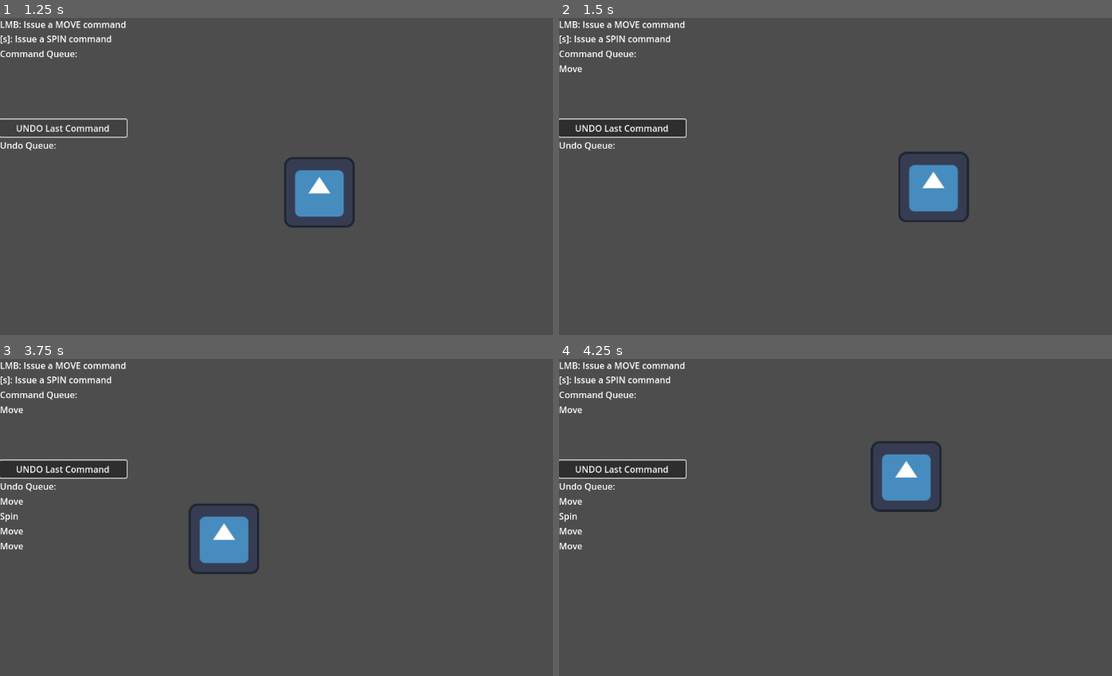
Above: before the commit, frames 1-4 (two rows, left to right).
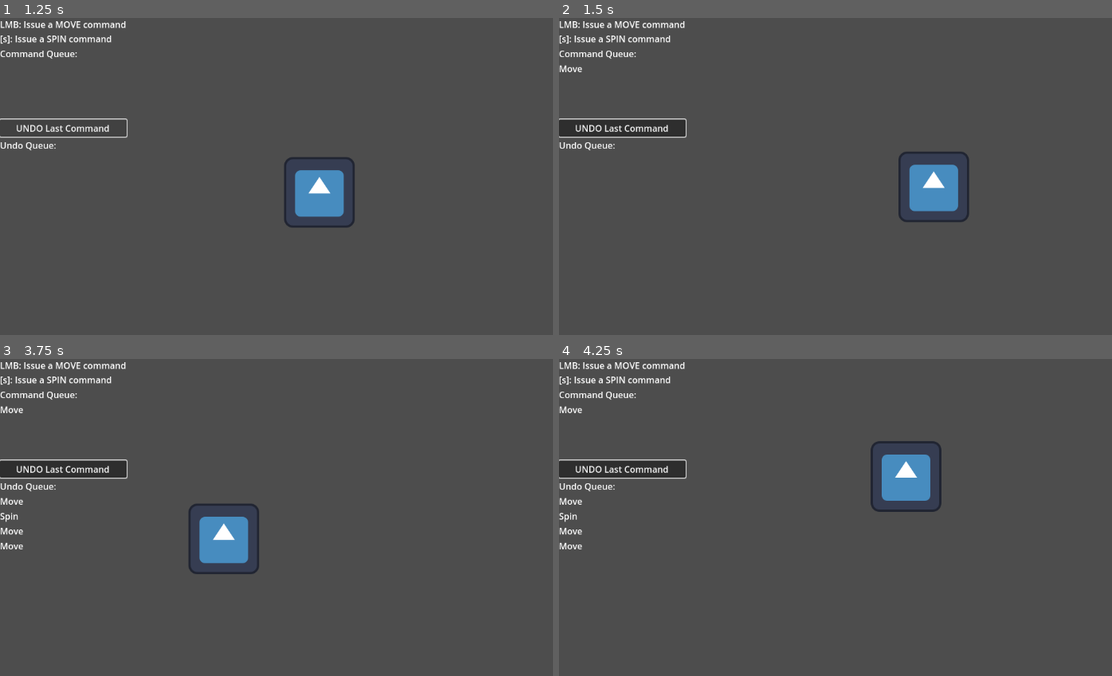
Above: after the commit, the same moments.

Repository: Folkor42/game-programming-patterns
Game: Godot game, scene res://Command Pattern/command_pattern_example_scene.tscn
The game is run twice, just before and just after one commit, with the same random seed, the same clock (stepped at 60 frames per second) and the same inputs. The engine's default icon, where the game draws it, is replaced by a stand-in: a white triangle on a blue panel in a dark square.
Inputs (mouse positions are in pixels of both pictures, inside the frame that each line leads up to):
- Up to frame 1 (1.25 s): click "UNDO Last Command" at 0.5 s
- Up to frame 2 (1.5 s): tap Enter at 1.25 s; move the mouse to (1017, 179) at 1.27 s; press the mouse at (1017, 179) at 1.28 s; hold D (move_right, bound only after the commit) from 1.28 s (still down)
- Up to frame 3 (3.75 s): move the mouse to (193, 555) at 2.02 s; release D (move_right, bound only after the commit) at 2.03 s; release the mouse at (193, 555) at 2.03 s; hold A (move_left, bound only after the commit) 2.03-2.78 s; click (193, 555) at 2.1 s; move the mouse to (381, 460) at 2.77 s; hold D (move_right, bound only after the commit) 2.78-3.53 s; hold S (spin) 2.78-3.53 s; click (381, 460) at 3.05 s; move the mouse to (287, 609) at 3.52 s; hold W (move_up, bound only after the commit) from 3.53 s (still down); click (287, 609) at 3.6 s
- Up to frame 4 (4.25 s): keep holding W (move_up, bound only after the commit)

Frame 1 is identical in both runs. In frame 2, less than 0.1% of the frame differs, in the area x 63-74%, y 42-62%; in frame 3, less than 0.1%; in frame 4, less than 0.1%.

Commit message:
Added in Object Pooling Pattern

Diff:
--- /dev/null
+++ b/Object Pooling Pattern/Object Pooling.tscn
@@ -0,0 +1,28 @@
+[gd_scene load_steps=5 format=3 uid="uid://17lfrms6mukt"]
+
+[ext_resource type="Script" uid="uid://nxp5rl6bxx7o" path="res://Object Pooling Pattern/Scripts/object_pooling.gd" id="1_s8h1o"]
+[ext_resource type="Texture2D" uid="uid://da14n1mmpyn4i" path="res://Object Pooling Pattern/Sprites/Nebula Blue.png" id="1_wrcq6"]
+[ext_resource type="Texture2D" uid="uid://deftypgsvoxxc" path="res://Object Pooling Pattern/Sprites/ship_0012.png" id="2_sy5xs"]
+[ext_resource type="Script" uid="uid://b40t45eo3btrf" path="res://Object Pooling Pattern/Scripts/ship.gd" id="3_7j5s5"]
+
+[node name="ObjectPooling" type="Node2D"]
+script = ExtResource("1_s8h1o")
+
+[node name="Starfield" type="Sprite2D" parent="."]
+position = Vector2(729, -129)
+texture = ExtResource("1_wrcq6")
+
+[node name="Ship" type="CharacterBody2D" parent="."]
+position = Vector2(612, 587)
+script = ExtResource("3_7j5s5")
+
+[node name="Sprite2D" type="Sprite2D" parent="Ship"]
+scale = Vector2(2, 2)
+texture = ExtResource("2_sy5xs")
+
+[node name="BulletSpawn" type="Marker2D" parent="Ship"]
+position = Vector2(0, -30)
+
+[node name="ShotDelay" type="Timer" parent="Ship"]
+wait_time = 0.01
+autostart = true
--- /dev/null
+++ b/Object Pooling Pattern/Scripts/bullet.gd
@@ -0,0 +1,22 @@
+class_name Bullet extends Node2D
+
+var move_direction : Vector2 = Vector2.UP
+var distance_moved : float = 0.0
+var rotation_angle : float = 0.0
+
+@onready var sprite_2d: Sprite2D = $Sprite2D
+
+func _physics_process(delta: float) -> void:
+	var new_pos : Vector2 = position + move_direction * delta * 900
+	distance_moved += position.distance_to( new_pos )
+	position = new_pos
+	sprite_2d.rotation=rotation_angle
+
+	if distance_moved > 1500:
+		#queue_free()
+		reset_bullet()
+
+func reset_bullet () -> void:
+	distance_moved = 0.0
+	visible = false
+	set_physics_process(false)
--- /dev/null
+++ b/Object Pooling Pattern/Scripts/object_pooling.gd
@@ -0,0 +1,64 @@
+extends Node2D
+
+const BULLET = preload("res://Object Pooling Pattern/bullet.tscn")
+
+@onready var bullet_spawn: Marker2D = $Ship/BulletSpawn
+@onready var shot_delay: Timer = $Ship/ShotDelay
+
+var is_firing : bool = false
+var bullet_count : int = 60
+var max_bullet_count : int = 30000
+var bullet_spread_angle : float = 5.0
+var bullet_pool : Array [ Bullet ]
+var bullet_index : int = 0
+
+# Called when the node enters the scene tree for the first time.
+func _ready() -> void:
+	for i in max_bullet_count:
+		var b : Bullet = BULLET.instantiate()
+		add_child(b)
+		bullet_pool.append(b)
+		b.reset_bullet()
+	shot_delay.timeout.connect(spawn_bullets_pooled)
+	pass # Replace with function body.
+
+func _unhandled_input(event: InputEvent) -> void:
+	if event.is_action_pressed("click"):
+		is_firing = true
+	elif event.is_action_released("click"):
+		is_firing = false
+
+func spawn_bullets () -> void:
+	if is_firing:
+		var count : int = 60
+		var dir : Vector2 = Vector2.UP
+		var rad_angle : float = deg_to_rad( 5 )
+		var angle : float = -rad_angle * count * 0.5
+		for i in count:
+			var bullet : Bullet = BULLET.instantiate()
+			add_child( bullet )
+			bullet.move_direction=dir.rotated( angle )
+			bullet.global_position = bullet_spawn.global_position
+			bullet.rotation_angle = angle
+			angle += rad_angle
+	pass
+
+func spawn_bullets_pooled() -> void:
+	if is_firing:
+		var dir : Vector2 = Vector2.UP
+		var rad_angle : float = deg_to_rad( bullet_spread_angle )
+		var angle : float = -rad_angle * bullet_count * 0.5
+
+		for i in bullet_count:
+			var b : Bullet = get_bullet_from_pool()
+			b.move_direction=dir.rotated( angle )
+			b.global_position = bullet_spawn.global_position
+			b.rotation_angle = angle
+			b.visible = true
+			b.set_physics_process(true)
+			angle += rad_angle
+
+func get_bullet_from_pool () -> Bullet:
+	var bullet : Bullet = bullet_pool[bullet_index]
+	bullet_index = wrapi( bullet_index + 1, 0, max_bullet_count )
+	return bullet
--- /dev/null
+++ b/Object Pooling Pattern/Scripts/ship.gd
@@ -0,0 +1,19 @@
+extends CharacterBody2D
+
+var speed = 500
+
+# Called when the node enters the scene tree for the first time.
+func _ready() -> void:
+	pass # Replace with function body.
+
+
+# Called every frame. 'delta' is the elapsed time since the previous frame.
+func _process(delta: float) -> void:
+	pass
+
+func _physics_process(delta: float) -> void:
+	move_and_slide()
+
+func _unhandled_input(event: InputEvent) -> void:
+	var input_direction = Input.get_vector("move_left", "move_right", "move_up", "move_down")
+	velocity = input_direction * speed
--- /dev/null
+++ b/Object Pooling Pattern/bullet.tscn
@@ -0,0 +1,10 @@
+[gd_scene load_steps=3 format=3 uid="uid://b1sk7wke6qysc"]
+
+[ext_resource type="Script" uid="uid://b7yjhptwhjahq" path="res://Object Pooling Pattern/Scripts/bullet.gd" id="1_pw4gr"]
+[ext_resource type="Texture2D" uid="uid://8y4mqog1r6gh" path="res://Object Pooling Pattern/Sprites/tile_0000.png" id="1_tujug"]
+
+[node name="Bullet" type="Node2D"]
+script = ExtResource("1_pw4gr")
+
+[node name="Sprite2D" type="Sprite2D" parent="."]
+texture = ExtResource("1_tujug")
--- a/project.godot
+++ b/project.godot
@@ -32,8 +32,29 @@
 "events": [Object(InputEventKey,"resource_local_to_scene":false,"resource_name":"","device":-1,"window_id":0,"alt_press …(192 unchanged characters)…
 ]
 }
+move_left={
+"deadzone": 0.2,
+"events": [Object(InputEventKey,"resource_local_to_scene":false,"resource_name":"","device":-1,"window_id":0,"alt_pressed":false,"shift_pressed":false,"ctrl_pressed":false,"meta_pressed":false,"pressed":false,"keycode":0,"physical_keycode":65,"key_label":0,"unicode":97,"location":0,"echo":false,"script":null)
+]
+}
+move_right={
+"deadzone": 0.2,
+"events": [Object(InputEventKey,"resource_local_to_scene":false,"resource_name":"","device":-1,"window_id":0,"alt_pressed":false,"shift_pressed":false,"ctrl_pressed":false,"meta_pressed":false,"pressed":false,"keycode":0,"physical_keycode":68,"key_label":0,"unicode":100,"location":0,"echo":false,"script":null)
+]
+}
+move_up={
+"deadzone": 0.2,
+"events": [Object(InputEventKey,"resource_local_to_scene":false,"resource_name":"","device":-1,"window_id":0,"alt_pressed":false,"shift_pressed":false,"ctrl_pressed":false,"meta_pressed":false,"pressed":false,"keycode":0,"physical_keycode":87,"key_label":0,"unicode":119,"location":0,"echo":false,"script":null)
+]
+}
+move_down={
+"deadzone": 0.2,
+"events": [Object(InputEventKey,"resource_local_to_scene":false,"resource_name":"","device":-1,"window_id":0,"alt_pressed":false,"shift_pressed":false,"ctrl_pressed":false,"meta_pressed":false,"pressed":false,"keycode":0,"physical_keycode":83,"key_label":0,"unicode":115,"location":0,"echo":false,"script":null)
+]
+}
 
 [rendering]
 
+textures/canvas_textures/default_texture_filter=0
 renderer/rendering_method="gl_compatibility"
 renderer/rendering_method.mobile="gl_compatibility"
Not shown, added: Object Pooling Pattern/Scripts/bullet.gd.uid
Not shown, added: Object Pooling Pattern/Scripts/object_pooling.gd.uid
Not shown, added: Object Pooling Pattern/Scripts/ship.gd.uid
Binary file added: Object Pooling Pattern/Sprites/Nebula Blue.png
Not shown, added: Object Pooling Pattern/Sprites/Nebula Blue.png.import
Binary file added: Object Pooling Pattern/Sprites/ship_0012.png
Not shown, added: Object Pooling Pattern/Sprites/ship_0012.png.import
Binary file added: Object Pooling Pattern/Sprites/tile_0000.png
Not shown, added: Object Pooling Pattern/Sprites/tile_0000.png.import
